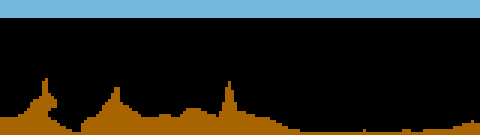
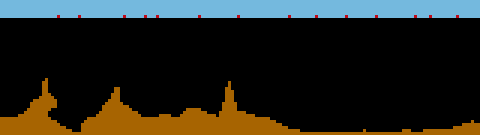
Two versions of the same layered image (w=480, h=135). Layer-by-layer changes:
added layer "Enemies" above "Background" over (57, 15, 459, 18)
